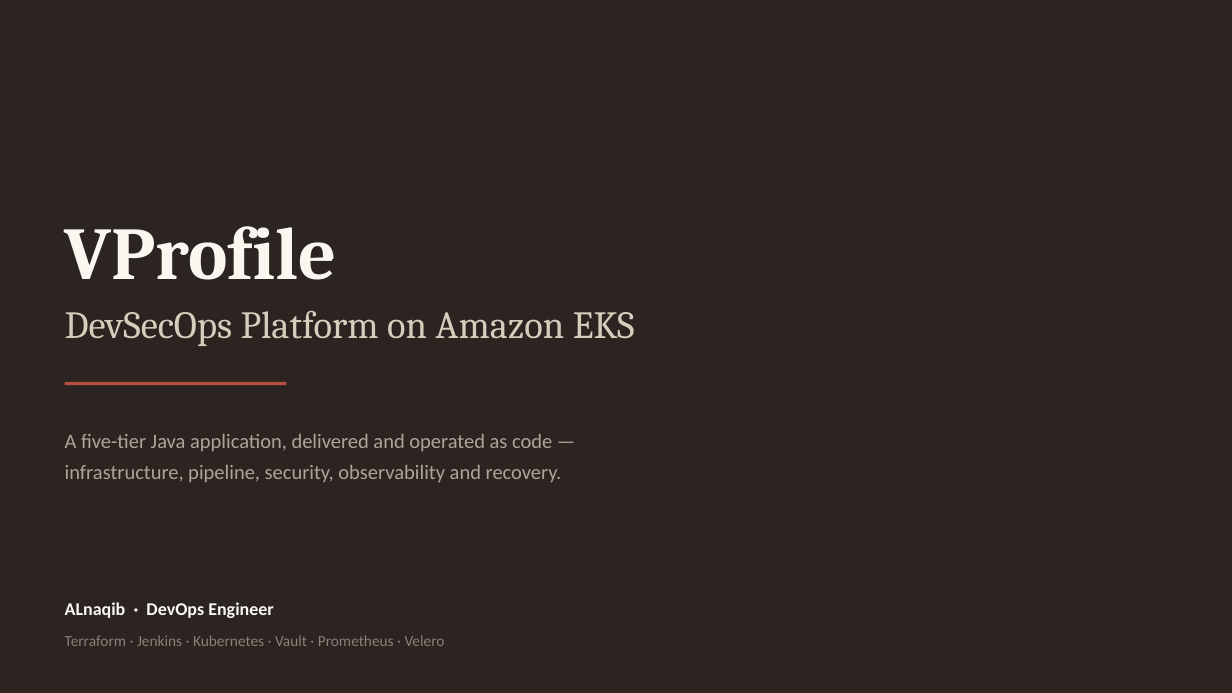
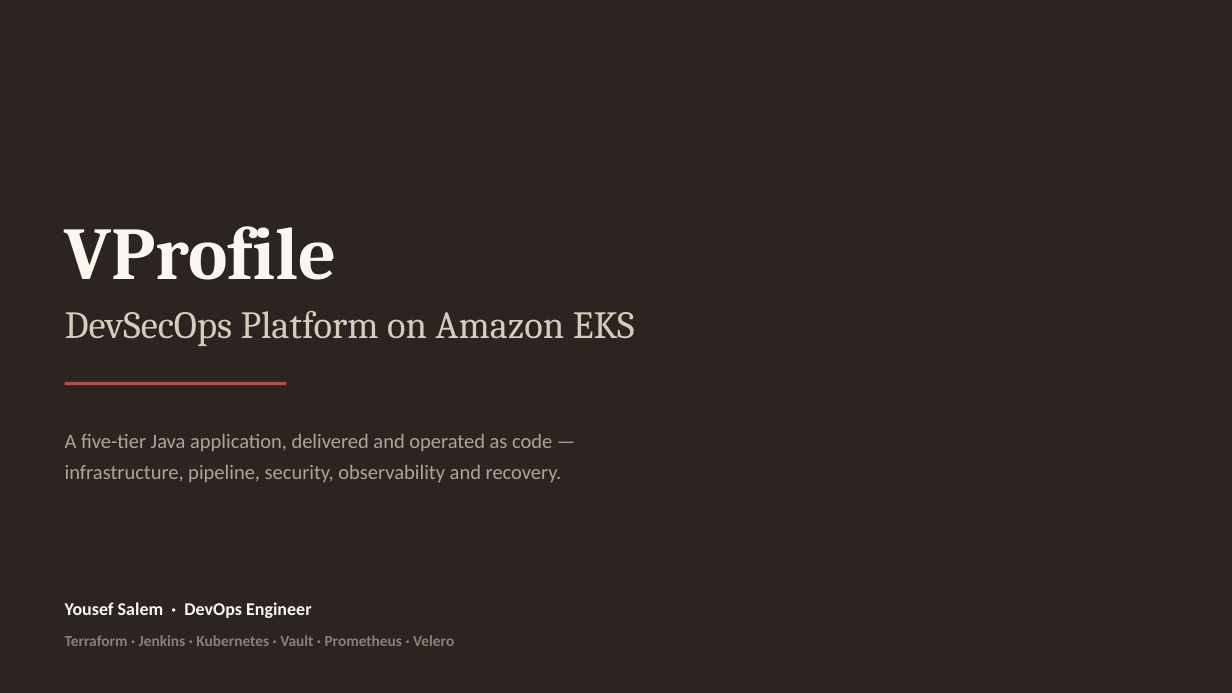
Before and after one commit to yousefsalemW/DEVSECOPS-PLATFORM-EKS, a slide deck: slide 1 of VProfile-DevSecOps-Platform.pptx. Drawn at 1232x693 pixels with LibreOffice and Linux fonts; fonts in the diff are those of the drawing. Boxes give left, top, right and bottom in pixels: in the first picture for what was removed or moved away, otherwise in the second. Text is boxed around its words. In the diff, an @@ line names an element or a change of style, - is before the commit and + after.

Commit message:
edit-pptx

```diff
--- a/VProfile-DevSecOps-Platform.pptx
+++ b/VProfile-DevSecOps-Platform.pptx
@@ text "Terraform · Jenkins · Kubernetes ..." at [65,635,454,646]: bold on @@
@@ text at [65,602,312,618]: text changed @@
-ALnaqib · DevOps Engineer
+Yousef Salem · DevOps Engineer
```
Also in this commit, not shown: 1 other slide changed, 32 other files.
